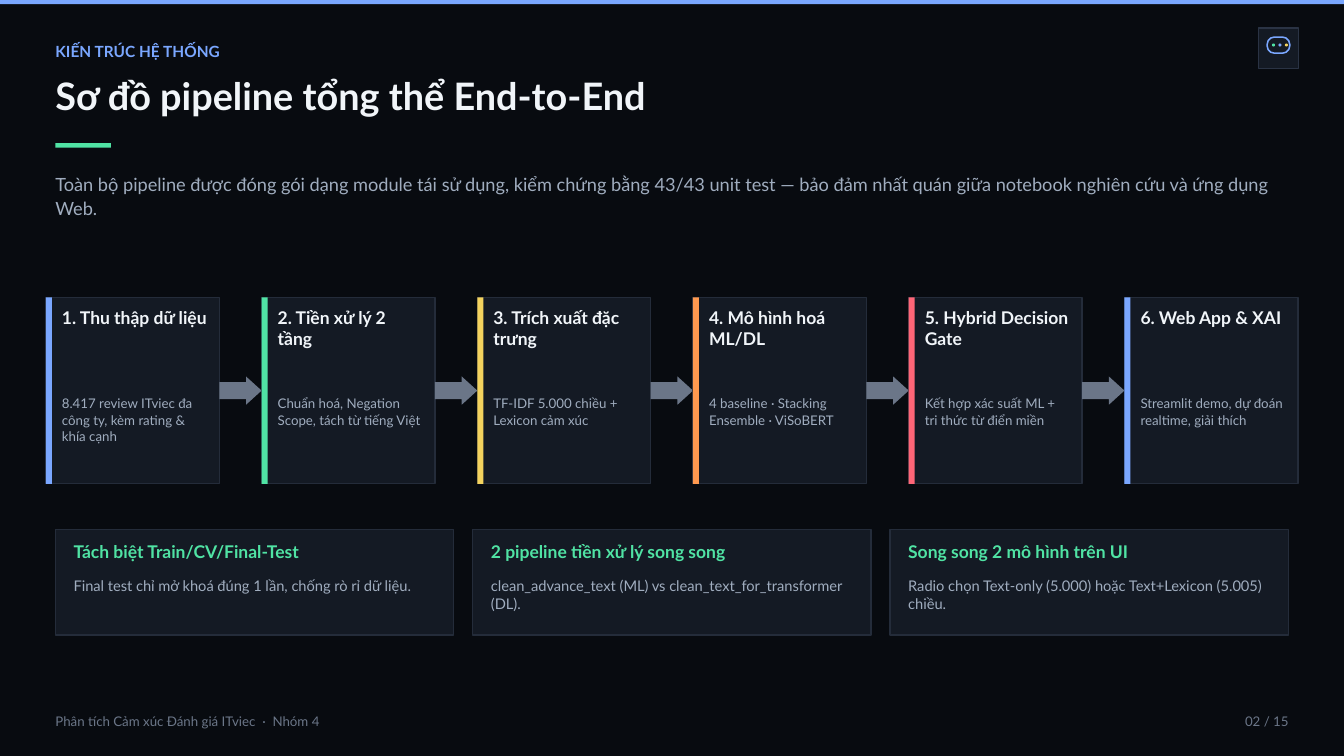
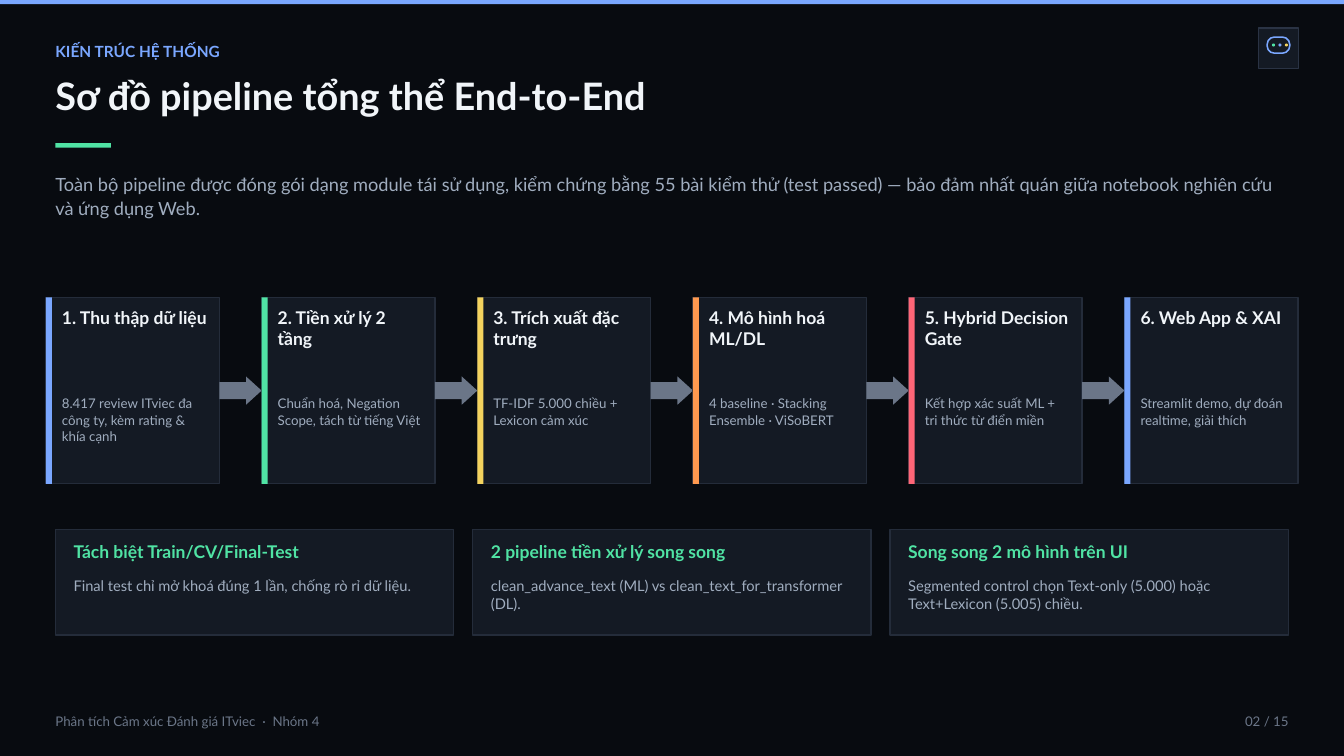
Before and after one commit to duyvv1712/NLP-Sentiment-Analysis-ITviec, a slide deck: slide 3 of reports/slides/NLP_ITviec_Sentiment_Slides.pptx. Drawn at 1344x756 pixels with LibreOffice and Linux fonts; fonts in the diff are those of the drawing. Boxes give left, top, right and bottom in pixels: in the first picture for what was removed or moved away, otherwise in the second. Text is boxed around its words. In the diff, an @@ line names an element or a change of style, - is before the commit and + after.

```diff
--- a/reports/slides/NLP_ITviec_Sentiment_Slides.pptx
+++ b/reports/slides/NLP_ITviec_Sentiment_Slides.pptx
@@ text at (55, 176, 1272, 219): text changed @@
-Toàn bộ pipeline được đóng gói dạng module tái sử dụng, kiểm chứng bằng 43/43 unit test — bảo đảm nhất quán giữa notebook nghiên cứu và ứng dụng Web.
+Toàn bộ pipeline được đóng gói dạng module tái sử dụng, kiểm chứng bằng 55 bài kiểm thử (test passed) — bảo đảm nhất quán giữa notebook nghiên cứu và ứng dụng Web.
@@ text at (908, 580, 1211, 611): text changed @@
-Radio chọn Text-only (5.000) hoặc Text+Lexicon (5.005) chiều.
+Segmented control chọn Text-only (5.000) hoặc Text+Lexicon (5.005) chiều.
```
Also in this commit, not shown: 10 other slides changed, 3 other files.
